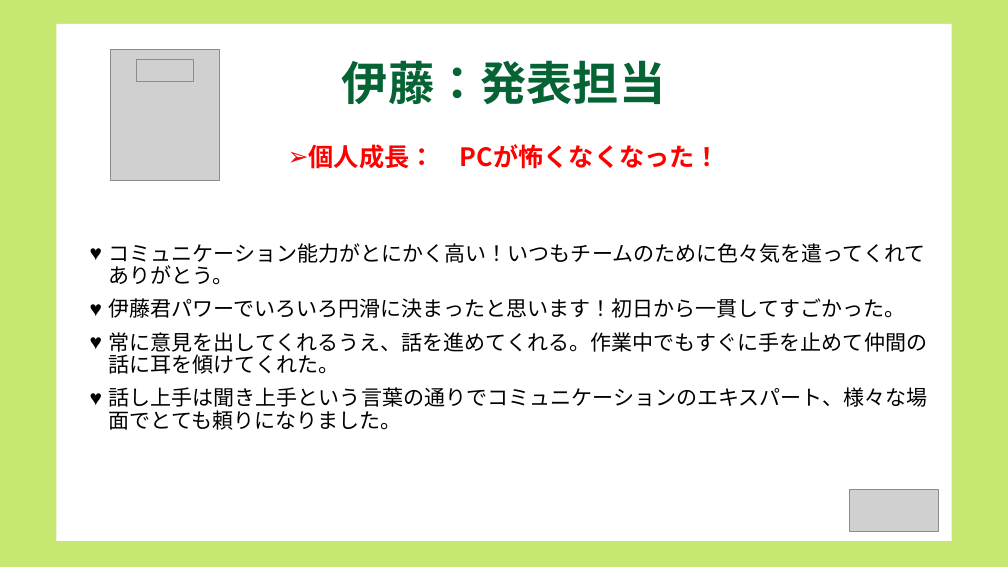
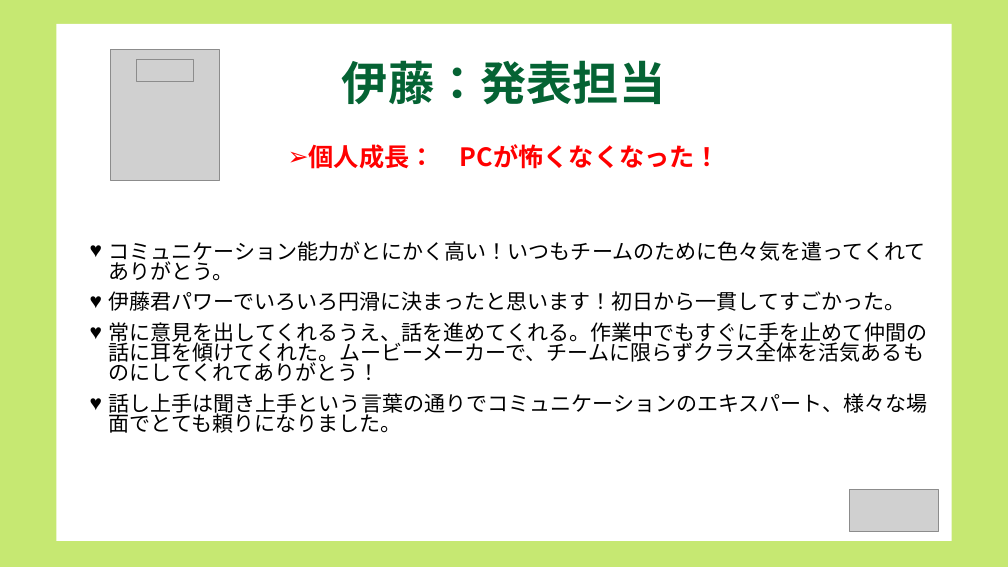
Before and after one commit to dojo2022/B-3, a slide deck: slide 14 of doc/コピー動画なし_B3炙りえんがわ_成果発表会資料.pptx. Drawn at 1008x567 pixels with LibreOffice and Linux fonts; fonts in the diff are those of the drawing; grey boxes stand for pictures. Boxes give left, top, right and bottom in pixels: in the first picture for what was removed or moved away, otherwise in the second. Text is boxed around its words. In the diff, an @@ line names an element or a change of style, - is before the commit and + after.

```diff
--- a/doc/コピー動画なし_B3炙りえんがわ_成果発表会資料.pptx
+++ b/doc/コピー動画なし_B3炙りえんがわ_成果発表会資料.pptx
@@ text at [109,241,928,433]: line spacing 0.9 to 0.8 @@
@@ text at [109,322,927,381]: text changed @@
-♥ 常に意見を出してくれるうえ、話を進めてくれる。作業中でもすぐに手を止めて仲間の話に耳を傾けてくれた。
+♥ 常に意見を出してくれるうえ、話を進めてくれる。作業中でもすぐに手を止めて仲間の話に耳を傾けてくれた。ムービーメーカーで、チームに限らずクラス全体を活気あるものにしてくれてありがとう！
```
Also in this commit, not shown: 4 other slides changed, 1 other file.
